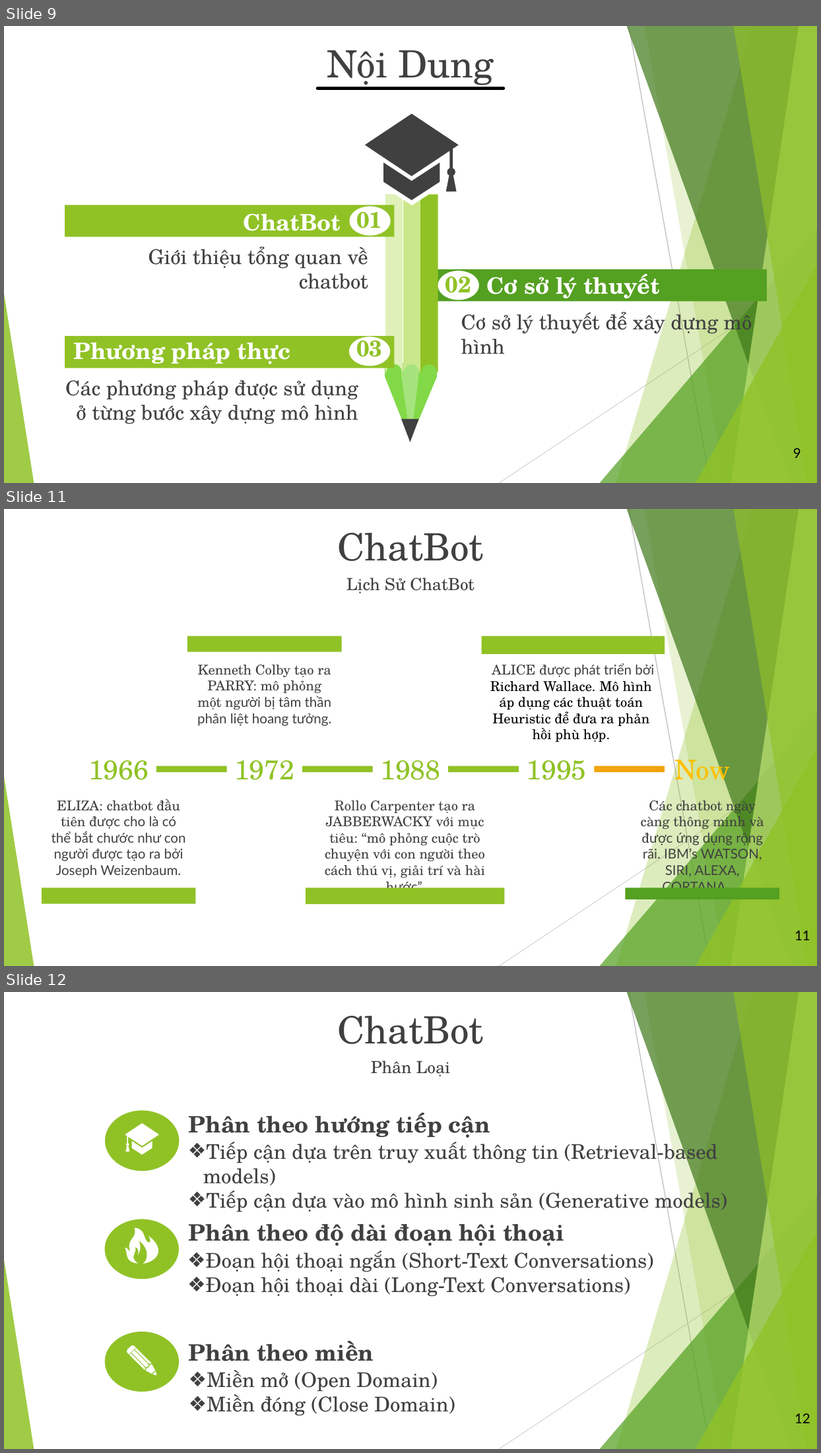
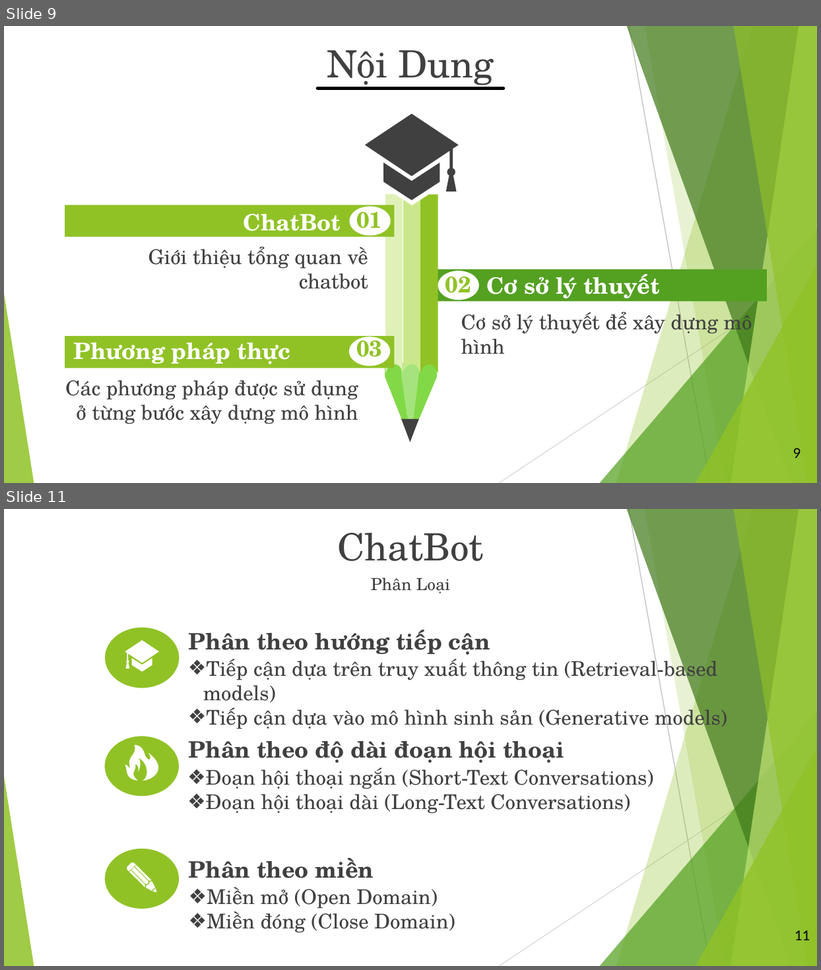
Before and after one commit to vanvibig/BaoCaoLuanVan, a slide deck: LVTN_Vi.pptx. Shown one above the other, each under a label of ours: slides 9, 11 and 12 before the commit, slides 9 and 11 after it; the slides between them are not shown. The pictures are 821x1453 and 821x970 pixels, drawn with LibreOffice and Linux fonts; fonts in the diff are those of the drawing. Boxes give left, top, right and bottom in pixels: in the first picture for what was removed or moved away, otherwise in the second. Text is boxed around its words. In the diff, an @@ line names an element or a change of style, - is before the commit and + after.

```diff
--- a/LVTN_Vi.pptx
+++ b/LVTN_Vi.pptx
@@ slide 11 removed at (x1=4, y1=509, x2=817, y2=966), background #FFFFFF; not listed: 10 template elements that a slide beside it also shows @@
@@ text removed at (x1=338, y1=533, x2=484, y2=561) @@
-ChatBot
@@ text removed at (x1=347, y1=578, x2=475, y2=593) @@
-Lịch Sử ChatBot
@@ rectangle removed at (x1=187, y1=636, x2=343, y2=652) @@
@@ rectangle removed at (x1=481, y1=636, x2=664, y2=654) @@
@@ text removed at (x1=197, y1=665, x2=332, y2=726) @@
-Kenneth Colby tạo ra PARRY: mô phỏng một người bị tâm thần phân liệt hoang tưởng.
@@ text removed at (x1=490, y1=663, x2=654, y2=742) @@
-ALICE được phát triển bởi Richard Wallace. Mô hình
-áp dụng các thuật toán
-Heuristic để đưa ra phản
-hồi phù hợp.
@@ text removed at (x1=88, y1=760, x2=149, y2=780) @@
-1966
@@ rectangle removed at (x1=156, y1=766, x2=227, y2=772) @@
@@ text removed at (x1=234, y1=760, x2=294, y2=780) @@
-1972
@@ rectangle removed at (x1=302, y1=766, x2=373, y2=772) @@
@@ text removed at (x1=380, y1=760, x2=440, y2=780) @@
-1988
@@ rectangle removed at (x1=448, y1=766, x2=519, y2=772) @@
@@ text removed at (x1=526, y1=760, x2=586, y2=780) @@
-1995
@@ rectangle removed at (x1=594, y1=766, x2=665, y2=772) @@
@@ text removed at (x1=675, y1=753, x2=730, y2=788) @@
-Now
@@ text removed at (x1=52, y1=799, x2=186, y2=878) @@
-ELIZA: chatbot đầu tiên được cho là có thể bắt chước như con người được tạo ra bởi Joseph Weizenbaum.
@@ text removed at (x1=325, y1=801, x2=485, y2=896) @@
-Rollo Carpenter tạo ra JABBERWACKY với mục tiêu: “mô phỏng cuộc trò chuyện với con người theo cách thú vị, giải trí và hài hước”.
@@ text removed at (x1=641, y1=797, x2=764, y2=889) @@
-Các chatbot ngày càng thông minh và được ứng dụng rộng rãi. IBM’s WATSON, SIRI, ALEXA, CORTANA, …
@@ rectangle removed at (x1=42, y1=888, x2=196, y2=904) @@
@@ rectangle removed at (x1=306, y1=888, x2=505, y2=904) @@
@@ rectangle removed at (x1=625, y1=888, x2=780, y2=899) @@
@@ page number removed at (x1=795, y1=931, x2=811, y2=941) @@
-11
@@ what was slide 12 is now slide 11 @@
@@ page number at (x1=795, y1=931, x2=811, y2=941): text changed @@
-12
+11
```
Also in this commit, not shown: 11 slides changed, 1 other slide removed, 2 other files.
